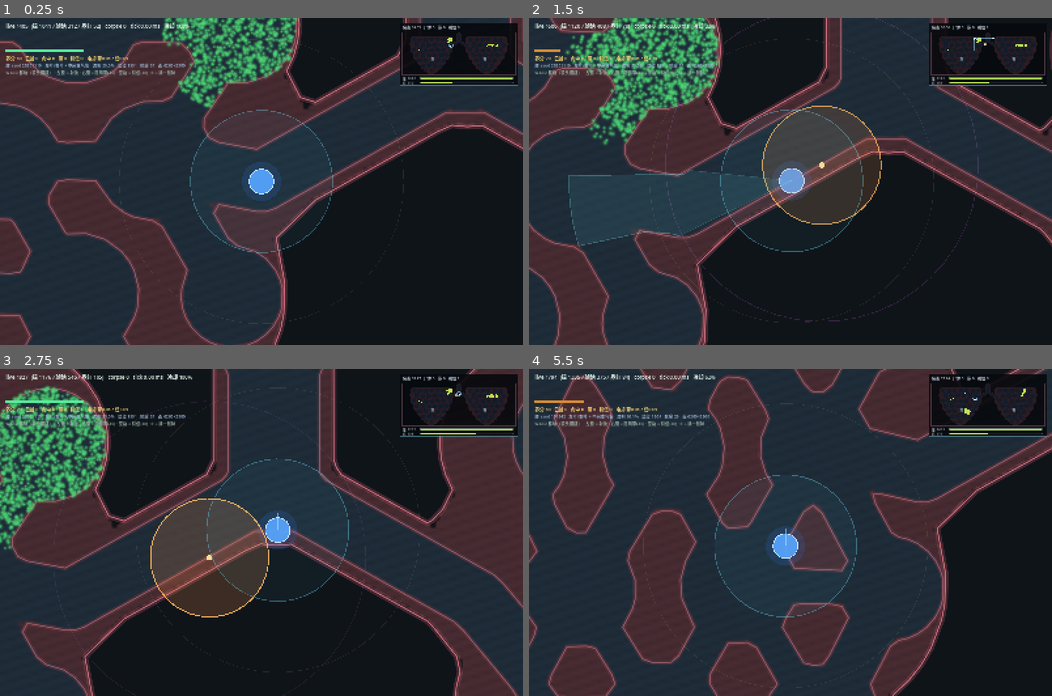
Above: before the commit, frames 1-4 (two rows, left to right).
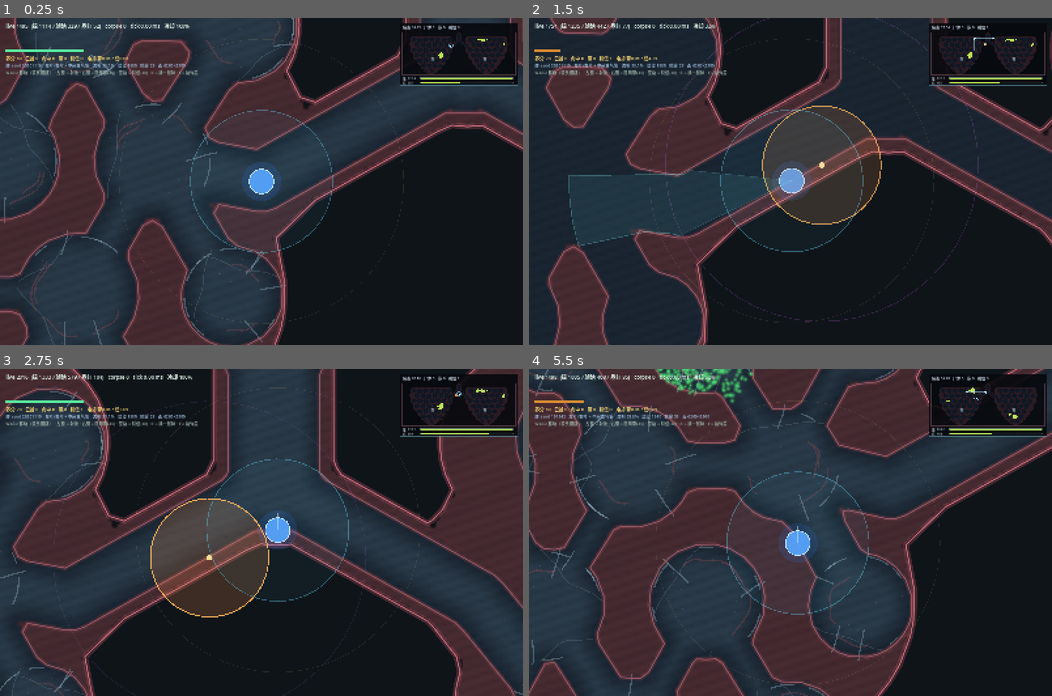
Above: after the commit, the same moments.

Repository: yanyanzi620/gamecreation
Game: Godot game, scene res://scenes/main.tscn
Same seed, same stepped clock (60 frames per second), same inputs: the game is played once before the commit and once after it.
Inputs (mouse positions are in pixels of both pictures, inside the frame that each line leads up to):
- Up to frame 1 (0.25 s): no input
- Up to frame 2 (1.5 s): tap Enter at 0.5 s; move the mouse to (905, 165) at 0.52 s; hold D 0.53-1.25 s; tap F at 0.6 s; click (905, 165) at 0.67 s; tap Space at 0.77 s; drag from (685, 197) to (764, 246) at 1.27 s
- Up to frame 3 (2.75 s): move the mouse to (313, 460) at 2.02 s; hold D from 2.03 s (still down); tap B at 2.1 s; tap F at 2.3 s
- Up to frame 4 (5.5 s): release D at 2.75 s; drag from (764, 597) to (633, 483) at 2.77 s; move the mouse to (947, 581) at 3.52 s; hold A 3.53-4.25 s; tap R at 3.6 s; tap Space at 3.77 s; tap F at 3.8, 5.1 s; drag from (633, 483) to (712, 450) at 4.27 s; move the mouse to (816, 532) at 5.02 s; hold S from 5.03 s (still down); click (816, 532) at 5.17 s

The runs differ from the first frame. In frame 1, 12% of the frame differs, in the area x 0-97%, y 0-100%; in frame 2, 8.1%; in frame 3, 6.0%; in frame 4, 40%, in the area x 0-100%, y 0-100%.

Commit message:
feat(art): 腔室内装饰层（可开关）+ 腔室球状纵深，地形不再是死平色块
- OrganMap.detail：lung_gen 铺肺泡时顺手生成装饰折线（沿壁弧 / 间隔小突 / 毛细血管弧 / 隔膜弦线 / 上皮斑点），不参与碰撞
- organ_view：三批 draw_multiline 一次画完，3 个 draw call，与肺泡数量无关
- 纵深：正反两遍 +3/+4 倒角距离场（共用一次计算），smoothstep 映射近壁暗 -> 腔心亮，压掉死平
- 双烘焙：_baked_on（装饰版）/ _baked_off（平涂灰盒版），切换零卡顿；小地图固定用平涂版
- 开关：Balance.DECOR_ON 定默认 / F 键运行时切换 / -- --decor-off 出对比图
- 修：小突起点落在 r+8 压到墙线上（之前像悬空划痕）；短而直 -> 长而弯
- 生成端加 MAX_DOOR_GAP 说明；新增 docs/地图与装饰层.md（生成链路 / 装饰层结构 / 接美术的四个落点）
- 自测 34/34 PASS，reach 100% / comps 1；载入 total 860ms（含两张贴图）

Diff:
--- a/scripts/core/balance.gd
+++ b/scripts/core/balance.gd
@@ -89,6 +89,9 @@
 
 
 # ============================================================ 玩家
+# 腔室内装饰层默认开/关（F 键可运行时切换）。关掉 = 纯灰盒，方便对比手感与排查 bug
+const DECOR_ON := true
+
 # 机位：zoom 越大 = 画面放得越大 = 能看见的地方越少。
 # 肺泡放大到 118~134 半径之后，1.0 一屏仍能塞下 3~4 个腔室，玩家显得太小、动作细节看不清。
 # 1.45 时一屏约 1103x690 世界单位（肺泡直径 ~370px、玩家 ~75px），一个腔室占半屏，动作细节清楚。
--- a/scripts/main.gd
+++ b/scripts/main.gd
@@ -87,6 +87,8 @@
 	view = load("res://scripts/world/organ_view.gd").new()
 	view.name = "OrganView"
 	view.z_index = -2
+	# 命令行 -- --decor-off 可以出一张纯灰盒底图，用 F 键也能在运行时切
+	view.decor_on = Balance.DECOR_ON and not OS.get_cmdline_user_args().has("--decor-off")
 	add_child(view)
 
 	pop = load("res://scripts/world/virus_population.gd").new()
@@ -155,7 +157,7 @@
 	_hint.position = Vector2(18.0, 156.0)
 	_hint.add_theme_font_size_override("font_size", 13)
 	_hint.add_theme_color_override("font_color", Color(0.60, 0.68, 0.64))
-	_hint.text = "WASD 移动（镜头跟随） · 左键 = 射流 · 右键 = 阻隔带(30) · 空格 = 引信(40) · R = 换一张肺"
+	_hint.text = "WASD 移动（镜头跟随） · 左键 = 射流 · 右键 = 阻隔带(30) · 空格 = 引信(40) · R = 换一张肺 · F = 装饰层"
 	layer.add_child(_hint)
 
 
@@ -280,6 +282,10 @@
 			return
 		if k.keycode == KEY_SPACE:
 			_place_fuse(get_global_mouse_position())
+		elif k.keycode == KEY_F:
+			if view != null:
+				view.set_decor_on(not view.decor_on)
+				print("[DECOR] on=%s" % str(view.decor_on))
 		elif k.keycode == KEY_R:
 			_reseed(true)
 		return
--- a/scripts/world/lung_gen.gd
+++ b/scripts/world/lung_gen.gd
@@ -230,6 +230,7 @@
 	for i in keep:
 		m.add_circle(cx[i], cr[i])
 		_alv.append([cx[i], cr[i]])
+		_alv_detail(m, rng, cx[i], cr[i])
 
 	# 随机生成树：连通但不直廊
 	var in_tree := {}
@@ -304,6 +305,77 @@
 			m.add_capsule(cx[i], cx[j], rng.randf_range(PORE_R_MIN, PORE_R_MAX))
 
 
+# 单个肺泡的腔室内装饰（纯视觉）。注意：全部画在圆内，不碰墙、不参与碰撞。
+#   间隔小突：从壁往腔内伸的一小段（真实肺泡的肺泡间隔上就有这种突起）
+#   毛细血管弧：贴着腔壁走的一圈线，给平坦的腔室一点「体内」的感觉
+#   上皮斑点：腔内散布的小点，压住死平的色块
+func _alv_detail(m: OrganMap, rng: RandomNumberGenerator, c: Vector2, r: float) -> void:
+	var k: float = r / 126.0                     # 跟着肺泡尺寸缩放，大肺泡的装饰也大
+	# 沿壁短弧：让腔壁看起来是「有厚度的间隔」，而不是一根发亮的等高线
+	var rims := int(rng.randi_range(3, 6))
+	for s in range(rims):
+		var a0 := rng.randf() * TAU
+		var span := rng.randf_range(0.22, 0.55)
+		var pts0 := PackedVector2Array()
+		for i in range(7):
+			var t0 := float(i) / 6.0
+			var aa0 := a0 + span * t0
+			pts0.append(c + Vector2(cos(aa0), sin(aa0)) * (r * 0.94))
+		m.detail.append([pts0, 0])
+
+	# 间隔小突：从壁上往腔内伸的一段（起点落在 r + 8，压到墙线上去，看起来是「从墙上长出来」）。
+	# 数量少、伸得长、带弧度 —— 短而直的线看起来像划痕，长而弯的才像肉。
+	var spurs := int(rng.randi_range(2, 4))
+	for s in range(spurs):
+		var a1 := rng.randf() * TAU
+		var deep := rng.randf_range(0.30, 0.55) * r    # 伸进去多深
+		var bend := rng.randf_range(-0.26, 0.26)
+		var pts := PackedVector2Array()
+		for i in range(7):
+			var t := float(i) / 6.0
+			var aa := a1 + bend * t * t
+			pts.append(c + Vector2(cos(aa), sin(aa)) * ((r + 8.0) - (deep + 8.0) * t))
+		m.detail.append([pts, 0])
+
+	# 隔膜弦线：跨过腔室的一道浅弧（真实肺里肺泡之间本来就有薄间隔横在其中），
+	# 作用是把大片空腔切成"有结构"的几块，压掉死平感
+	var chords := int(rng.randi_range(1, 2))
+	for s in range(chords):
+		var c0 := rng.randf() * TAU
+		var cspan := rng.randf_range(0.9, 1.9)
+		var lift := rng.randf_range(0.55, 0.85)
+		var pts3 := PackedVector2Array()
+		for i in range(9):
+			var t3 := float(i) / 8.0
+			var aa3 := c0 + cspan * t3
+			# 从壁上的 A 点，经腔内，再到壁上的 B 点：半径按抛物线收进去
+			var rr3 := r * (1.0 - lift * sin(t3 * PI) * 0.55)
+			pts3.append(c + Vector2(cos(aa3), sin(aa3)) * rr3)
+		m.detail.append([pts3, 2])
+
+	var caps := int(rng.randi_range(2, 4))
+	for s in range(caps):
+		var a2 := rng.randf() * TAU
+		var span2 := rng.randf_range(0.5, 1.4)
+		var rr := r * rng.randf_range(0.55, 0.82)
+		var pts2 := PackedVector2Array()
+		for i in range(12):
+			var t2 := float(i) / 11.0
+			var aa2 := a2 + span2 * t2
+			# 加点径向抖动，别让它们像同心圆
+			var wob := r * 0.03 * sin(t2 * 6.0)
+			pts2.append(c + Vector2(cos(aa2), sin(aa2)) * (rr + wob))
+		m.detail.append([pts2, 1])
+
+	var specks := int(rng.randi_range(5, 11))
+	for s in range(specks):
+		var ang := rng.randf() * TAU
+		var rr2 := r * sqrt(rng.randf()) * 0.88
+		var p := c + Vector2(cos(ang), sin(ang)) * rr2
+		var dir := Vector2(cos(ang + 1.4), sin(ang + 1.4)) * rng.randf_range(1.6, 3.4) * k
+		m.detail.append([PackedVector2Array([p, p + dir]), 2])
+
+
 # 整个圆是否落在器官轮廓内（8 方向采样）
 func _fits(m: OrganMap, p: Vector2, margin: float) -> bool:
 	if m.clip_sdf(p) > 0.0:
--- a/scripts/world/organ_map.gd
+++ b/scripts/world/organ_map.gd
@@ -33,6 +33,10 @@
 var seg_b := PackedVector2Array()
 
 var decor: Array = []              # 纯视觉装饰：[中心, 半径]，不参与碰撞
+# 腔室内装饰（纯视觉，不参与碰撞）：[PackedVector2Array 折线, 层号]
+#   层号 0 = 肺泡间隔小突（亮） / 1 = 毛细血管弧（暗红） / 2 = 上皮斑点（淡）
+#   由 lung_gen 在铺肺泡时顺手生成，organ_view 用 draw_multiline 一次性批量画出来
+var detail: Array = []
 var build_ms := 0
 var free_ratio := 0.0
 var shape_count := 0
--- a/scripts/world/organ_view.gd
+++ b/scripts/world/organ_view.gd
@@ -17,21 +17,38 @@
 
 const COL_TISSUE := Color(0.285, 0.175, 0.200)
 const COL_TISSUE_DEEP := Color(0.125, 0.09, 0.105)
-const COL_LUMEN := Color(0.125, 0.180, 0.230)
+const COL_LUMEN := Color(0.105, 0.150, 0.198)     # 贴壁处的腔底（暗）
+const COL_LUMEN_LIT := Color(0.170, 0.235, 0.292) # 腔心（亮）—— 靠它形成球状纵深
 const COL_WALL := Color(0.58, 0.34, 0.38)
 const COL_WALL_GLOW := Color(0.70, 0.30, 0.36, 0.20)
 
 var map = null
 
+# 装饰层开关（F 键切换 / Balance.DECOR_ON 定默认）：关掉就是纯灰盒，方便对比与排错
+var decor_on := true
+
+# 腔室内装饰的三层配色与线宽：全部用 draw_multiline 一次画完，总共 3 个 draw call
+const DETAIL_COL := [
+	Color(0.62, 0.74, 0.80, 0.34),   # 0 沿壁弧 + 间隔小突：偏冷的亮线，像间隔上的结缔组织
+	Color(0.58, 0.30, 0.32, 0.30),   # 1 毛细血管弧：暗红
+	Color(0.66, 0.76, 0.80, 0.16),   # 2 上皮斑点：淡
+]
+const DETAIL_W := [3.2, 3.6, 2.0]
+
+var _detail_segs: Array = []
+
 # 美术接口：填了就用贴图当组织底，没填就用烘焙的占位贴图
 var tissue_texture: Texture2D = null
 
-var _baked: ImageTexture = null
+var _baked: ImageTexture = null        # 当前生效的那张
+var _baked_on: ImageTexture = null     # 带装饰（纵深 + 腔内质感）
+var _baked_off: ImageTexture = null    # 纯灰盒（平涂，给对比与排错用）
 
 
 # 给 UI（小地图）用的缩略图
 func map_texture() -> Texture2D:
-	return _baked
+	# 小地图用平涂版：缩略图上装饰只会糊成一团，反而看不清病毒分布
+	return _baked_off if _baked_off != null else _baked
 
 
 func set_map(m) -> void:
@@ -39,24 +56,114 @@
 	# 胸膜线只给渲染用，放在这里算（不进 map.build 的计时预算）
 	if map.clip_loops.is_empty():
 		map.build_clip_contours()
-	_baked = _bake()
+	# 距离场只算一次，两张贴图共用（两张都算会让载入多花约 200ms）
+	var df := _distance_field()
+	_baked_off = _bake(false, df)
+	_baked_on = _bake(true, df)
+	_baked = _baked_on if decor_on else _baked_off
+	_detail_segs = _build_detail()
 	queue_redraw()
 
 
+func set_decor_on(v: bool) -> void:
+	decor_on = v
+	if _baked_on != null and _baked_off != null:
+		_baked = _baked_on if v else _baked_off
+	queue_redraw()
+
+
+# 把 detail 里的折线拼成 draw_multiline 需要的「成对点」数组，按层分开
+func _build_detail() -> Array:
+	var out: Array = [PackedVector2Array(), PackedVector2Array(), PackedVector2Array()]
+	for d in map.detail:
+		var pts: PackedVector2Array = d[0]
+		var layer: int = int(d[1])
+		if layer < 0 or layer > 2:
+			continue
+		var buf: PackedVector2Array = out[layer]
+		if pts.size() == 2:
+			buf.append(pts[0])
+			buf.append(pts[1])
+			continue
+		for i in range(pts.size() - 1):
+			buf.append(pts[i])
+			buf.append(pts[i + 1])
+		out[layer] = buf
+	return out
+
+
 # 把「实心/流明」掩码烘焙成贴图（占位美术）
-func _bake() -> ImageTexture:
+# 每个流明格子到最近「墙/体外」的倒角距离（+3 直走、+4 斜走，除以 3 得格数）。
+# 有了它，腔室才能做出「近壁暗、腔心亮」的球状纵深，而不是一整片死平的蓝。
+func _distance_field() -> PackedInt32Array:
 	var ms: Vector2i = map.mask_size()
-	var img := Image.create(ms.x, ms.y, false, Image.FORMAT_RGBA8)
-	for j in range(ms.y):
-		for i in range(ms.x):
+	var w := ms.x
+	var h := ms.y
+	var df := PackedInt32Array()
+	df.resize(w * h)
+	df.fill(9999)
+	for j in range(h):
+		for i in range(w):
+			if (not map.in_organ_cell(i, j)) or map.solid_cell(i, j):
+				df[j * w + i] = 0
+	for j in range(h):
+		for i in range(w):
+			var idx := j * w + i
+			if df[idx] == 0:
+				continue
+			var best := df[idx]
+			if i > 0:
+				best = mini(best, df[idx - 1] + 3)
+			if j > 0:
+				best = mini(best, df[idx - w] + 3)
+				if i > 0:
+					best = mini(best, df[idx - w - 1] + 4)
+				if i < w - 1:
+					best = mini(best, df[idx - w + 1] + 4)
+			df[idx] = best
+	for j in range(h - 1, -1, -1):
+		for i in range(w - 1, -1, -1):
+			var idx2 := j * w + i
+			if df[idx2] == 0:
+				continue
+			var best2 := df[idx2]
+			if i < w - 1:
+				best2 = mini(best2, df[idx2 + 1] + 3)
+			if j < h - 1:
+				best2 = mini(best2, df[idx2 + w] + 3)
+				if i < w - 1:
+					best2 = mini(best2, df[idx2 + w + 1] + 4)
+				if i > 0:
+					best2 = mini(best2, df[idx2 + w - 1] + 4)
+			df[idx2] = best2
+	return df
+
+
+func _bake(with_decor: bool, df: PackedInt32Array) -> ImageTexture:
+	var ms: Vector2i = map.mask_size()
+	var w := ms.x
+	var h := ms.y
+	var img := Image.create(w, h, false, Image.FORMAT_RGBA8)
+	for j in range(h):
+		for i in range(w):
 			if not map.in_organ_cell(i, j):
 				img.set_pixel(i, j, Color(0.0, 0.0, 0.0, 0.0))
 				continue
 			var c := COL_TISSUE
 			if not map.solid_cell(i, j):
 				c = COL_LUMEN
-			# 一点随机的组织暗部，避免死平（美术到位后可删）
+				if with_decor:
+					# 距离换算成世界单位：格数 = df/3，一格 = PIX 世界单位
+					var cells := float(df[j * w + i]) / 3.0
+					var dw: float = cells * 8.0
+					var t := clampf(dw / 58.0, 0.0, 1.0)
+					t = t * t * (3.0 - 2.0 * t)          # smoothstep，避免出现明显的同心圈
+					c = COL_LUMEN.lerp(COL_LUMEN_LIT, t)
+			# 组织/腔底的细微噪声，避免死平（美术到位后可删）
 			var n := 0.88 + 0.12 * absf(sin(float(i) * 0.37 + float(j) * 1.13))
+			var n2 := 0.96 + 0.04 * absf(sin(float(i) * 0.11 + float(j) * 0.23))
+			if with_decor:
+				n *= n2
 			img.set_pixel(i, j, Color(c.r * n, c.g * n, c.b * n, 1.0))
 	return ImageTexture.create_from_image(img)
 
@@ -70,6 +177,14 @@
 		draw_texture_rect(tissue_texture, rect, false)
 	elif _baked != null:
 		draw_texture_rect(_baked, rect, false)
+
+	# 腔室内装饰（纯视觉）：三批 draw_multiline，总共 3 个 draw call，
+	# 无论有多少肺泡、多少条线都不增加 CPU 绘制开销
+	if decor_on:
+		for layer in range(3):
+			var segs: PackedVector2Array = _detail_segs[layer]
+			if segs.size() >= 2:
+				draw_multiline(segs, DETAIL_COL[layer], DETAIL_W[layer])
 
 	# 精确轮廓：外发光（肉壁厚度感）+ 实线（锐边）
 	# 不闭合的轮廓（被场地边缘切开的）不能首尾相连，否则会多出一条假墙
@@ -101,7 +216,7 @@
 		draw_polyline(pr2, Color(0.86, 0.46, 0.52, 0.85), 2.6, true)
 
 	# 肉壁里的小肺泡纹理（纯视觉，美术到位后可以换成贴图）
-	for d in map.decor:
+	for d in map.decor if decor_on else []:
 		var dc: Vector2 = d[0]
 		var dr: float = float(d[1])
 		draw_arc(dc, dr, 0.0, TAU, 18, Color(0.34, 0.22, 0.25, 0.55), 1.4)
Not shown, added: docs/地图与装饰层.md
